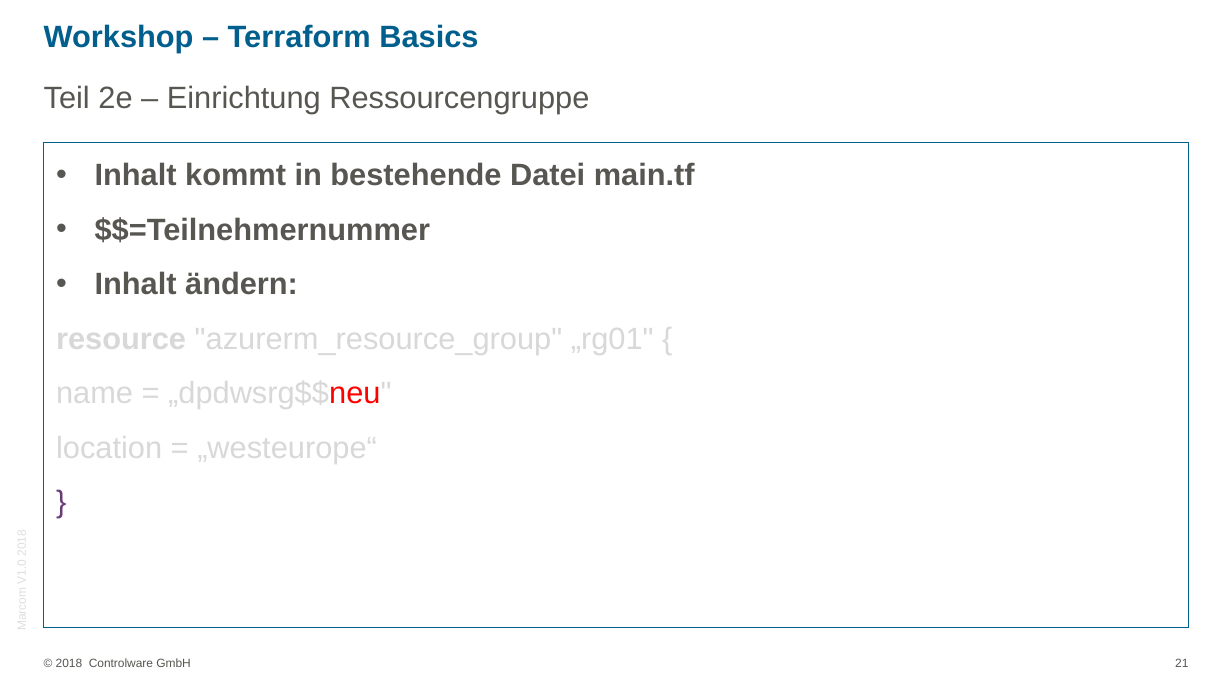
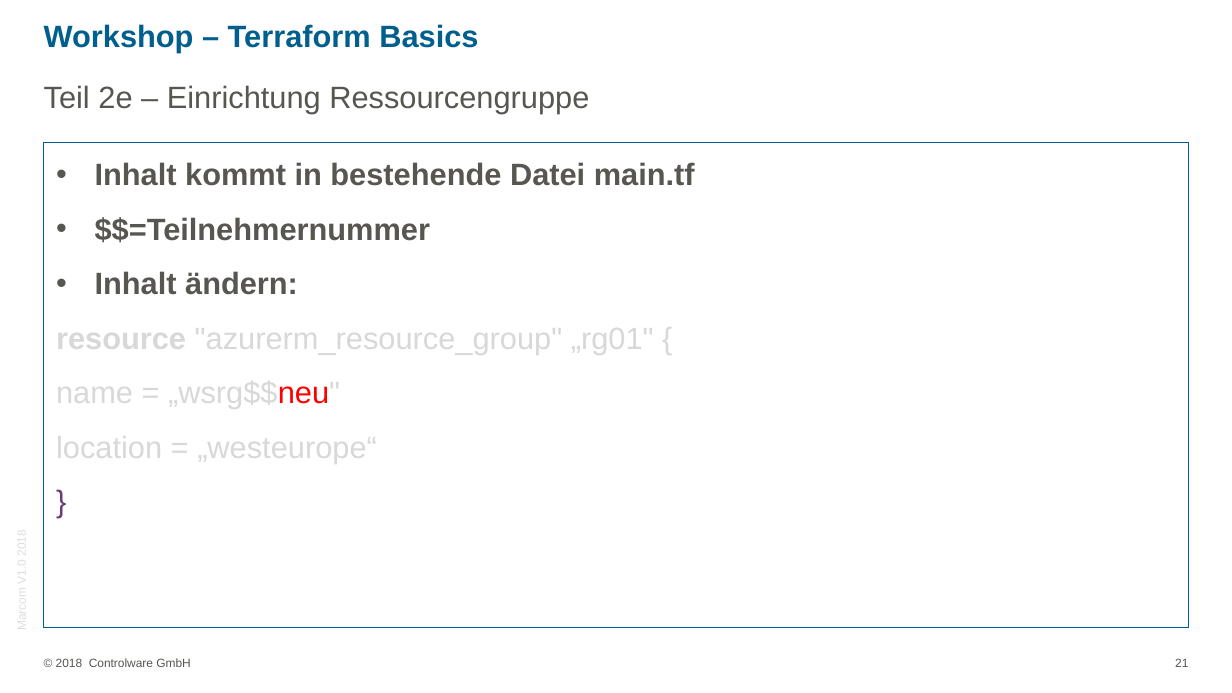
Before and after one commit to rscheder/workshops, a slide deck: slide 21 of tf/ppt/Workshop_Terraform_Basic.pptx. Drawn at 1232x693 pixels with LibreOffice and Linux fonts; fonts in the diff are those of the drawing; background and template pictures are left out. Boxes give left, top, right and bottom in pixels: in the first picture for what was removed or moved away, otherwise in the second. Text is boxed around its words. In the diff, an @@ line names an element or a change of style, - is before the commit and + after.

```diff
--- a/tf/ppt/Workshop_Terraform_Basic.pptx
+++ b/tf/ppt/Workshop_Terraform_Basic.pptx
@@ text at (x1=56, y1=376, x2=340, y2=410): text changed @@
-name = „dpdwsrg$$neu"
+name = „wsrg$$neu"
```
Also in this commit, not shown: 5 other slides changed, 2 other files.
